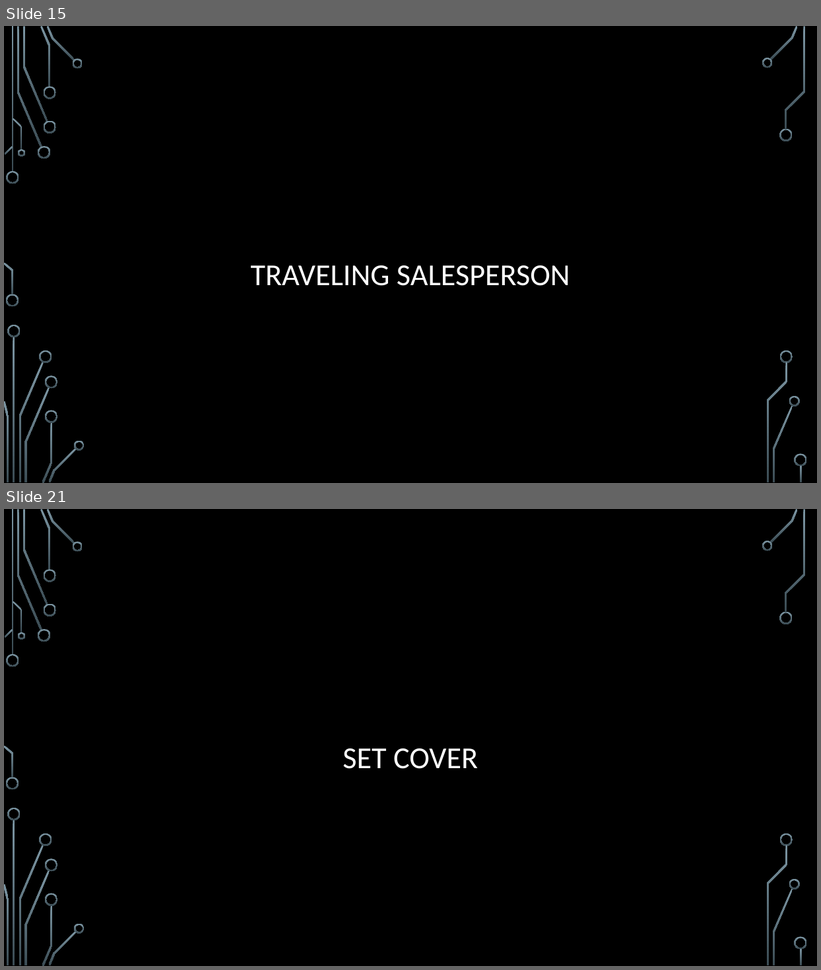
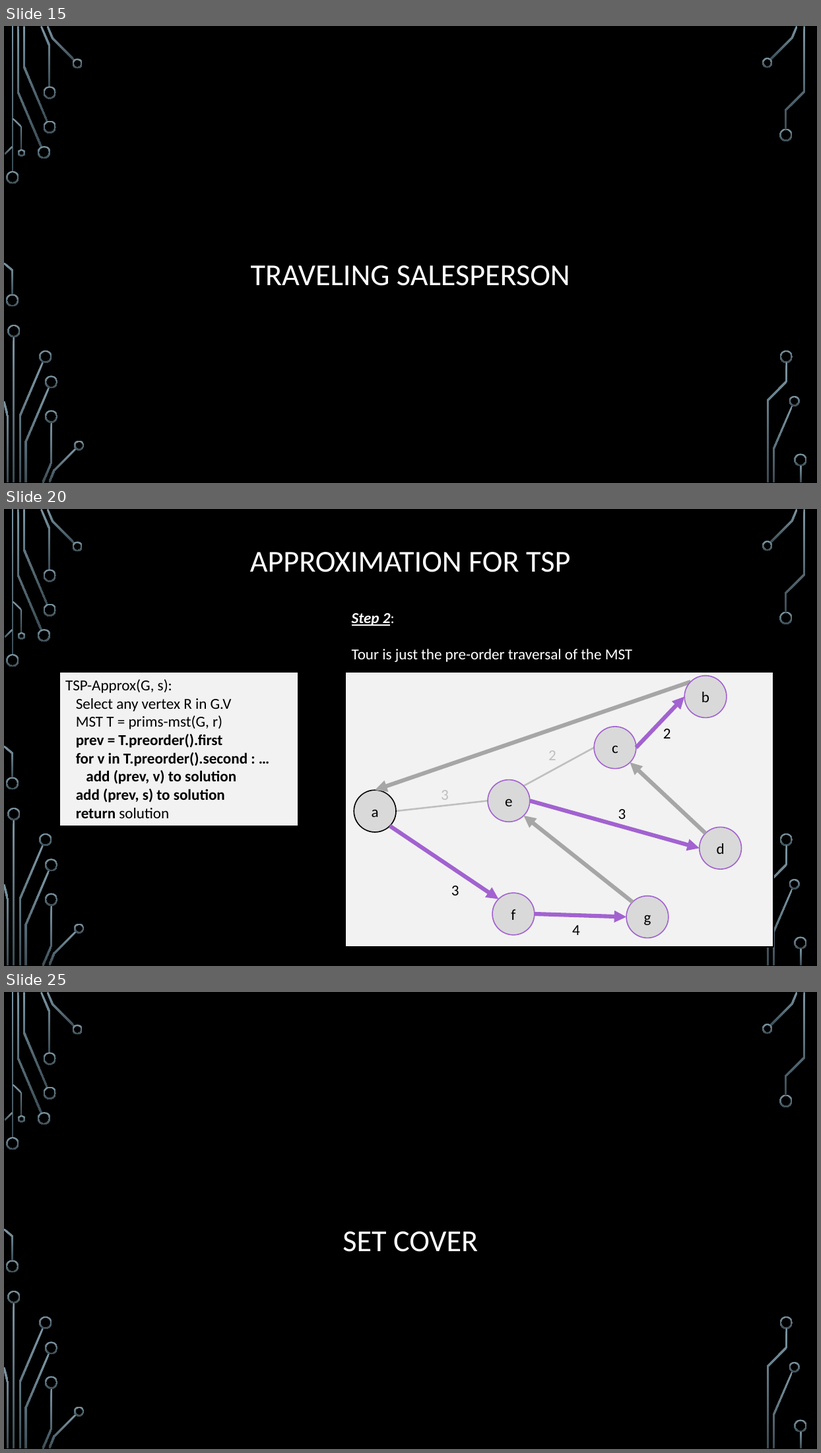
Before and after one commit to janiceeguo/advAlgo, a slide deck: slides/Approx-01-Intro.pptx. Shown one above the other, each under a label of ours: slides 15 and 21 before the commit, slides 15, 20 and 25 after it; the slides between them are not shown. The pictures are 821x970 and 821x1453 pixels, drawn with LibreOffice and Linux fonts; fonts in the diff are those of the drawing; background and template pictures are left out. Boxes give left, top, right and bottom in pixels: in the first picture for what was removed or moved away, otherwise in the second. Text is boxed around its words. In the diff, an @@ line names an element or a change of style, - is before the commit and + after.

```diff
--- a/slides/Approx-01-Intro.pptx
+++ b/slides/Approx-01-Intro.pptx
@@ slide 20 added at (x1=4, y1=509, x2=817, y2=966), background picture (left out); not listed: 36 template elements that a slide beside it also shows @@
@@ title added at (x1=250, y1=552, x2=570, y2=572), 36 pt, text #FFFFFF @@
+APPROXIMATION FOR TSP
@@ text added at (x1=352, y1=613, x2=632, y2=662), 18 pt, text #FFFFFF @@
+Step 2:
+Tour is just the pre-order traversal of the MST
@@ rectangle added at (x1=59, y1=673, x2=298, y2=826), fill #F2F2F2, outline #000000 0.75 pt, 18 pt, text #000000, bold @@
+TSP-Approx(G, s):
+Select any vertex R in G.V
+MST T = prims-mst(G, r)
+prev = T.preorder().first
+for v in T.preorder().second : …
+add (prev, v) to solution
+add (prev, s) to solution
+return solution
@@ group added at (x1=346, y1=672, x2=774, y2=947): 7 ellipses, 7 arrows, 6 texts, 2 lines, 1 rectangle @@
+2
+3
+2
+3
+3
+4
+a
+c
+e
+d
+g
+f
+b
@@ what was slide 21 is now slide 25 @@
```
Also in this commit, not shown: 18 other slides added, 8 slides removed, 3 other files.
